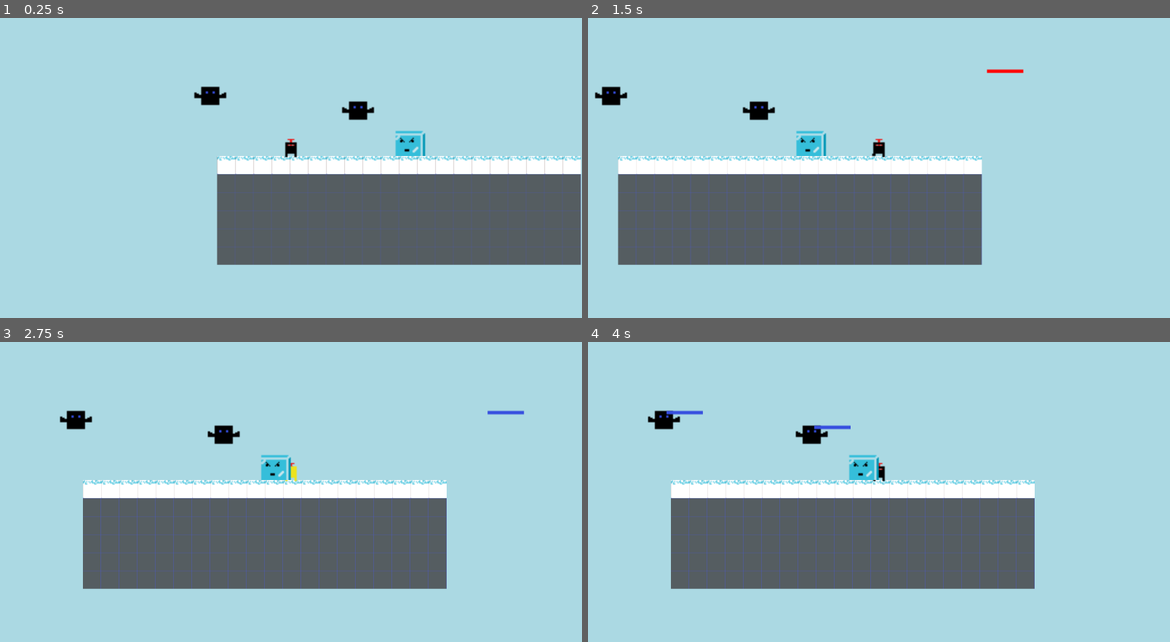
Above: before the commit, frames 1-4 (two rows, left to right).
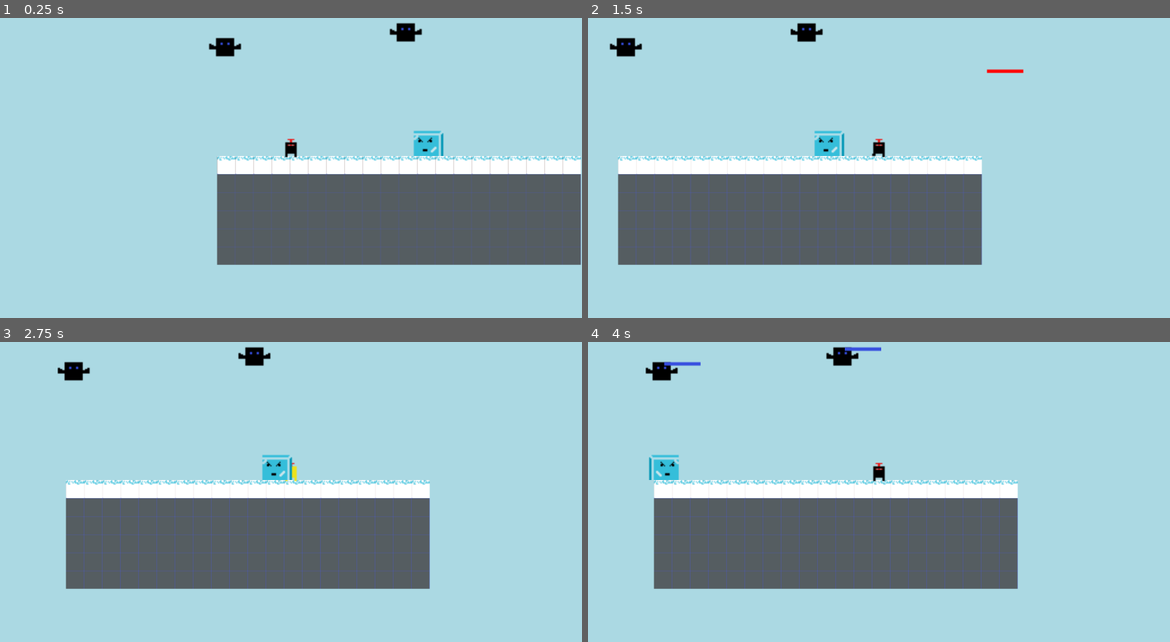
Above: after the commit, the same moments.

Repository: tompasini/Born4Lazers
Game: Godot game, scene res://Worlds/Blue World/BlueLevel1.tscn
Same seed, same stepped clock (60 frames per second), same inputs: the game is played once before the commit and once after it. This scene is started directly instead of the project's main scene.
Inputs (mouse positions are in pixels of both pictures, inside the frame that each line leads up to):
- Up to frame 1 (0.25 s): no input
- Up to frame 2 (1.5 s): move the mouse to (1007, 132) at 0.52 s; hold Shift (run) 0.53-1.28 s; hold D (right) from 0.53 s (still down); tap Space (jump) at 0.77, 1.07 s; move the mouse to (762, 165) at 1.27 s; click (762, 165) at 1.35 s
- Up to frame 3 (2.75 s): tap Space (jump) at 1.52, 1.82 s; move the mouse to (349, 396) at 2.02 s; release D (right) at 2.03 s; hold A (left) from 2.03 s (still down); hold Shift (run) from 2.03 s (still down)
- Up to frame 4 (4 s): move the mouse to (849, 540) at 2.77 s; release A (left) at 2.78 s; release Shift (run) at 2.78 s; hold D (right) from 2.78 s (still down); click (849, 540) at 2.85 s; tap Space (jump) at 3.02, 3.32, 3.77 s; move the mouse to (1053, 522) at 3.52 s; hold Shift (run) from 3.53 s (still down)

The runs differ from the first frame. In frame 1, 1.6% of the frame differs, in the area x 33-77%, y 1-47%; in frame 2, 1.6%; in frame 3, 5.5%; in frame 4, 6.3%, in the area x 9-77%, y 1-83%.

Commit message:
Added ice cube movement

Diff:
--- a/Enemies/Eyebes.tscn
+++ b/Enemies/Eyebes.tscn
@@ -53,7 +53,6 @@
 [node name="AnimatedSprite" type="AnimatedSprite" parent="."]
 frames = SubResource( 1 )
 animation = "walk"
-frame = 1
 speed_scale = 0.625
 playing = true
 
--- a/Enemies/IceCube.tscn
+++ b/Enemies/IceCube.tscn
@@ -23,7 +23,7 @@
 [sub_resource type="RectangleShape2D" id=2]
 extents = Vector2( 13, 11 )
 
-[node name="KinematicBody2D" type="KinematicBody2D"]
+[node name="IceCube" type="KinematicBody2D"]
 collision_layer = 0
 collision_mask = 2
 script = ExtResource( 2 )
@@ -33,7 +33,6 @@
 animation = "idle"
 
 [node name="CollisionShape2D" type="CollisionShape2D" parent="."]
-visible = false
 position = Vector2( 0.5, 5 )
 shape = SubResource( 1 )
 
@@ -53,5 +52,11 @@
 [node name="HitTimer" type="Timer" parent="."]
 one_shot = true
 
+[node name="DashTimer" type="Timer" parent="."]
+wait_time = 3.0
+one_shot = true
+autostart = true
+
 [connection signal="body_entered" from="Body" to="." method="_on_Body_body_entered"]
 [connection signal="timeout" from="HitTimer" to="." method="_on_HitTimer_timeout"]
+[connection signal="timeout" from="DashTimer" to="." method="_on_DashTimer_timeout"]
--- a/Scripts/IceCube.gd
+++ b/Scripts/IceCube.gd
@@ -4,18 +4,21 @@
 var life = 30
 export var direction = 1
 
+func _ready():
+	if(direction == 1):
+		$AnimatedSprite.flip_h = true
+	$FloorChecker.position.x = ($CollisionShape2D.shape.extents.x) * direction
 
-# Called when the node enters the scene tree for the first time.
-func _ready():
-	pass # Replace with function body.
+func _physics_process(delta):
+	if(is_on_wall() || (!$FloorChecker.is_colliding())):
+		print('we hit this')
+		direction *= -1
+		$AnimatedSprite.flip_h = !$AnimatedSprite.flip_h
+		$FloorChecker.position.x = $CollisionShape2D.shape.extents.x * direction
+		velocity.x = 0
+		$DashTimer.start()
 
-#func _physics_process(delta):
-#	if(is_on_wall() || (!$FloorChecker.is_colliding() && is_on_floor())):
-#		direction *= -1
-#		$AnimatedSprite.flip_h = !$AnimatedSprite.flip_h
-#		$FloorChecker.position.x = $CollisionShape2D.shape.get_radius() * direction
-#
-#	velocity = move_and_slide(velocity, Vector2.UP)
+	velocity = move_and_slide(velocity, Vector2.UP)
 
 
 func _on_Body_body_entered(body):
@@ -38,8 +41,12 @@
 	$Body.set_collision_mask_bit(5, false)
 
 func dash():
-	velocity.x = (700 * direction)
+	velocity.x = (350 * direction)
 
 
 func _on_HitTimer_timeout():
 	$AnimatedSprite.play("idle")
+
+
+func _on_DashTimer_timeout():
+	dash()
--- a/Worlds/Blue World/BlueLevel1.tscn
+++ b/Worlds/Blue World/BlueLevel1.tscn
@@ -18,6 +18,8 @@
 [node name="TilesSolid" type="TileMap" parent="."]
 tile_set = ExtResource( 2 )
 cell_size = Vector2( 16, 16 )
+collision_layer = 2
+collision_mask = 17
 format = 1
 tile_data = PoolIntArray( 786432, 16, 0, 786433, 16, 0, 786434, 16, 0, 786435, 16, 0, 786436, 16, 0, 786437, 16, 0, 786 …(1747 unchanged characters)…
 
@@ -35,11 +37,11 @@
 smoothing_speed = 12.0
 
 [node name="BlueBat" parent="." instance=ExtResource( 5 )]
-position = Vector2( 124, 152 )
+position = Vector2( 166, 83 )
 
 [node name="BlueBat2" parent="." instance=ExtResource( 5 )]
-position = Vector2( -6, 139 )
-direction = 1
+position = Vector2( 7, 96 )
 
-[node name="KinematicBody2D" parent="." instance=ExtResource( 6 )]
-position = Vector2( 169, 176 )
+[node name="IceCube" parent="." instance=ExtResource( 6 )]
+position = Vector2( 185, 176 )
+direction = -1
